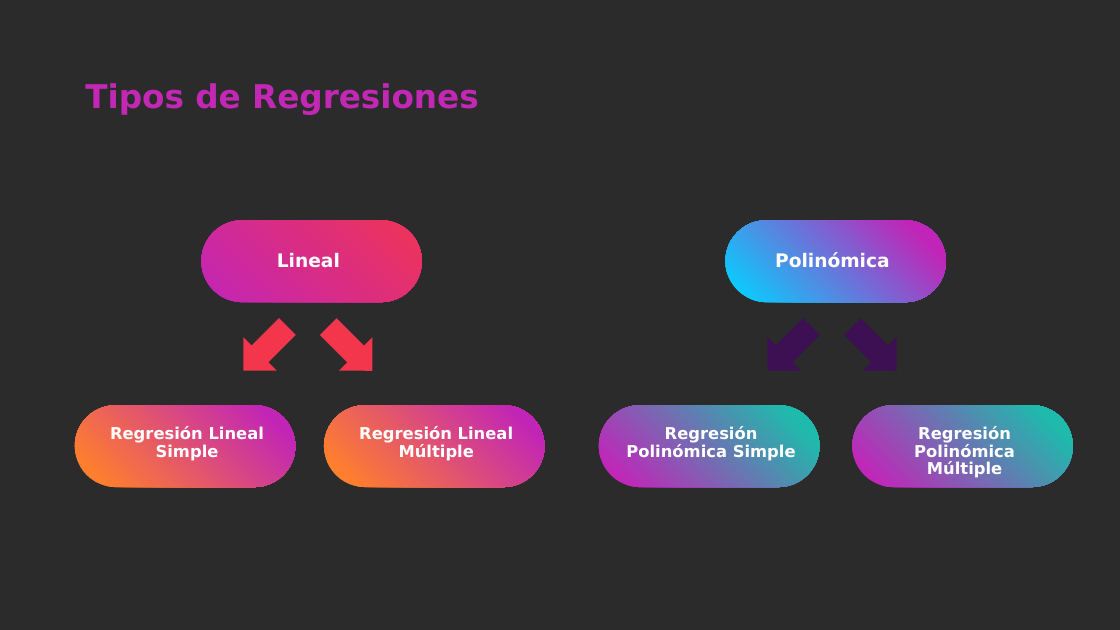
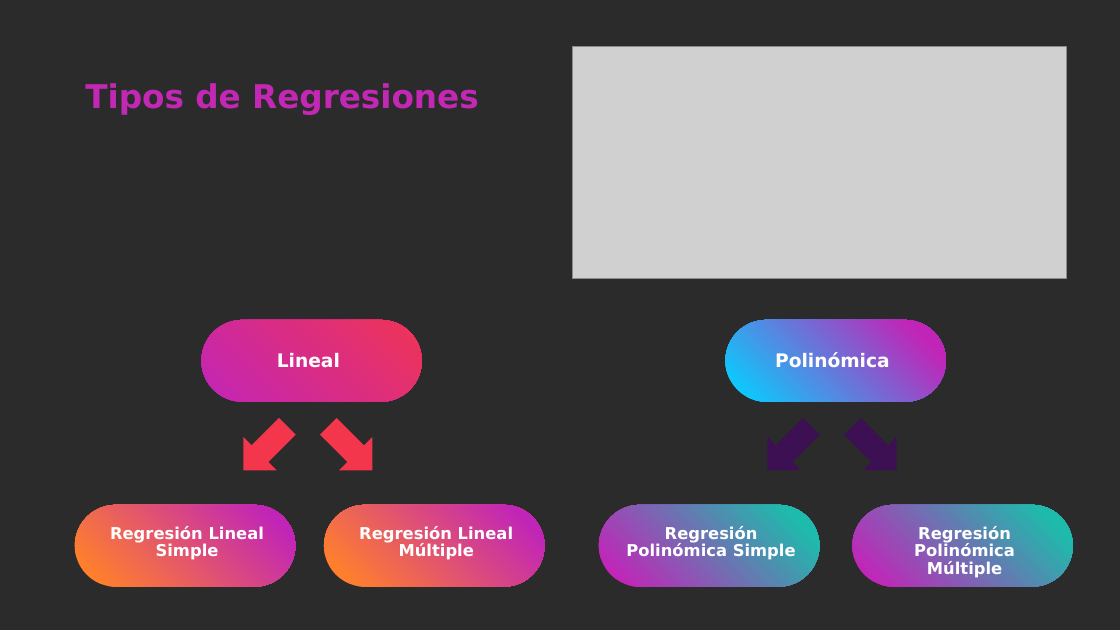
Before and after one commit to csameshiman/Axity_Curso_ML_2023, a slide deck: slide 6 of Diapositivas/Parte 02.Regresión/02_01_Simple_Linear_Regression.pptx. Drawn at 1120x630 pixels with LibreOffice and Linux fonts; fonts in the diff are those of the drawing; grey boxes stand for pictures; background and template pictures are left out; a plain dark background stands for a picture behind light text. Boxes give left, top, right and bottom in pixels: in the first picture for what was removed or moved away, otherwise in the second. Text is boxed around its words. In the diff, an @@ line names an element or a change of style, - is before the commit and + after.

```diff
--- a/Diapositivas/Parte 02.Regresión/02_01_Simple_Linear_Regression.pptx
+++ b/Diapositivas/Parte 02.Regresión/02_01_Simple_Linear_Regression.pptx
@@ picture added at (x1=573, y1=46, x2=1067, y2=279) @@
@@ 6 texts, 6 rounded rectangles, 4 down arrows moved together from (x1=75, y1=220, x2=1074, y2=487) to (x1=75, y1=320, x2=1074, y2=587) @@
```
Also in this commit, not shown: 5 other slides changed, 4 slides removed.
